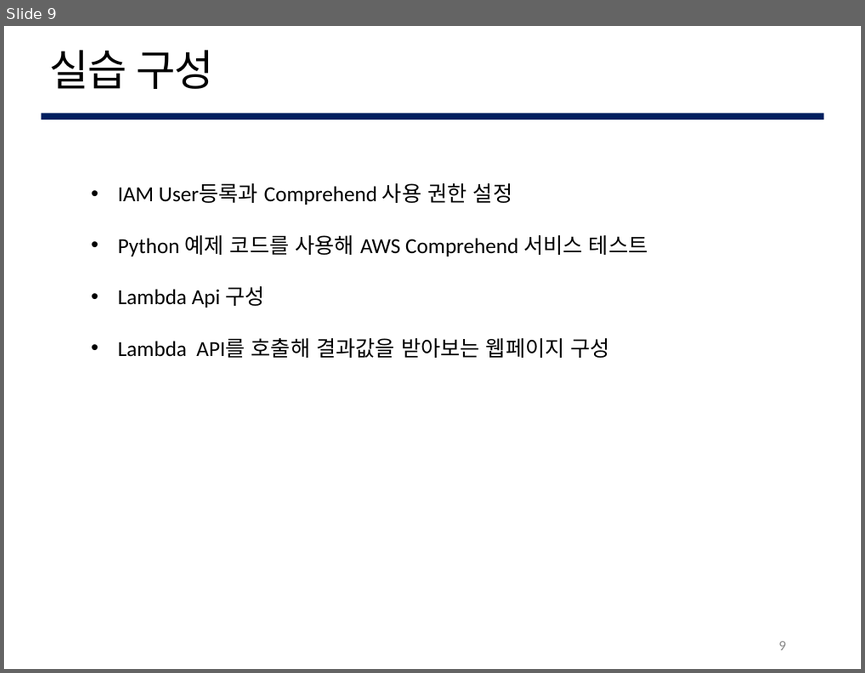
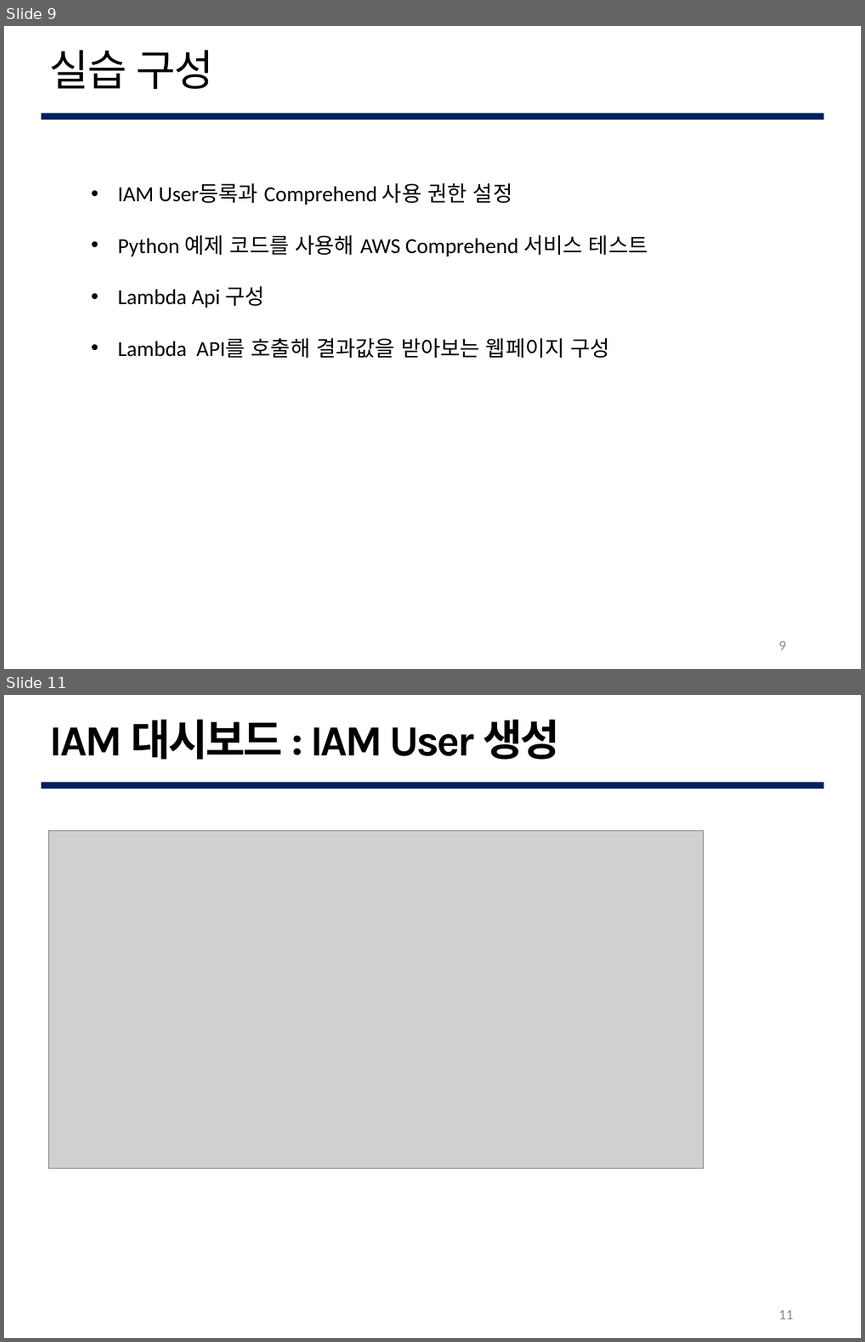
Before and after one commit to lee95292/AWS_Comprehend_onUse, a slide deck: sildes/AWS_Comprehend.pptx. Shown one above the other, each under a label of ours: slide 9 before the commit, slides 9 and 11 after it; the slides between them are not shown. The pictures are 865x673 and 865x1342 pixels, drawn with LibreOffice and Linux fonts; fonts in the diff are those of the drawing; grey boxes stand for pictures; background and template pictures are left out. Boxes give left, top, right and bottom in pixels: in the first picture for what was removed or moved away, otherwise in the second. Text is boxed around its words. In the diff, an @@ line names an element or a change of style, - is before the commit and + after.

```diff
--- a/sildes/AWS_Comprehend.pptx
+++ b/sildes/AWS_Comprehend.pptx
@@ slide 11 added at (4, 695, 861, 1338), background #FFFFFF; not listed: 1 template element that a slide beside it also shows @@
@@ text added at (50, 719, 560, 760), 36 pt, text #000000, bold @@
+IAM 대시보드 : IAM User 생성
@@ picture added at (48, 830, 704, 1168) @@
@@ page number added at (778, 1310, 793, 1319), 12 pt, text #888888 @@
+11
```
Also in this commit, not shown: 2 slides changed, 6 other slides added, 41 slides removed.
